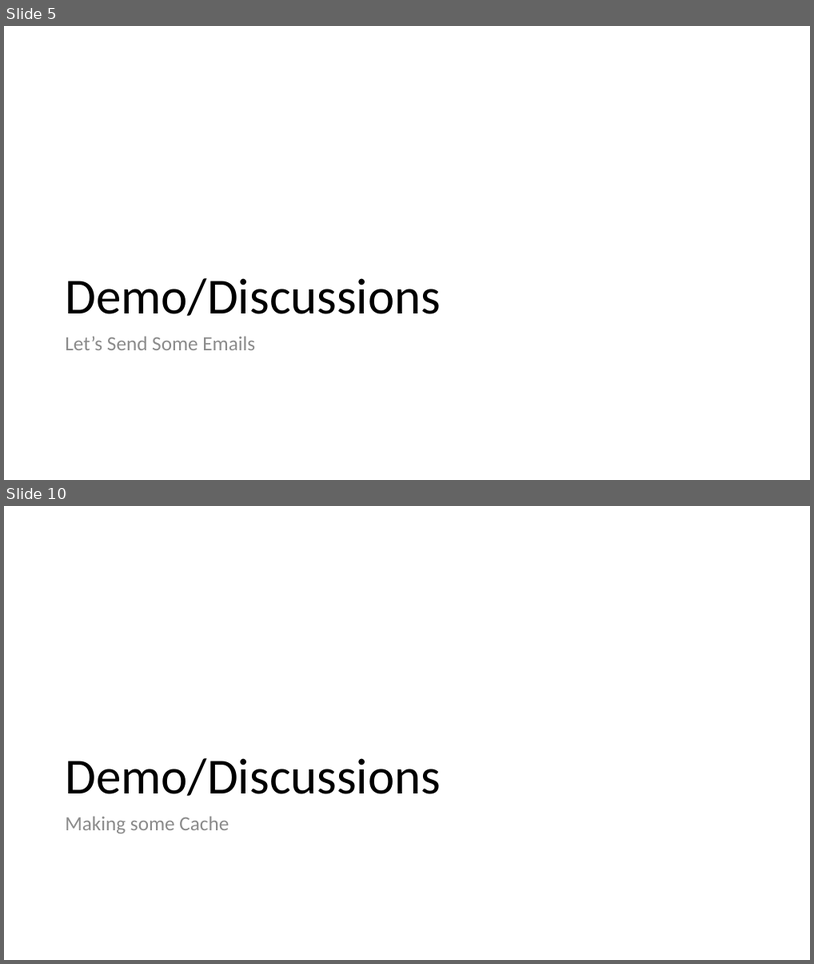
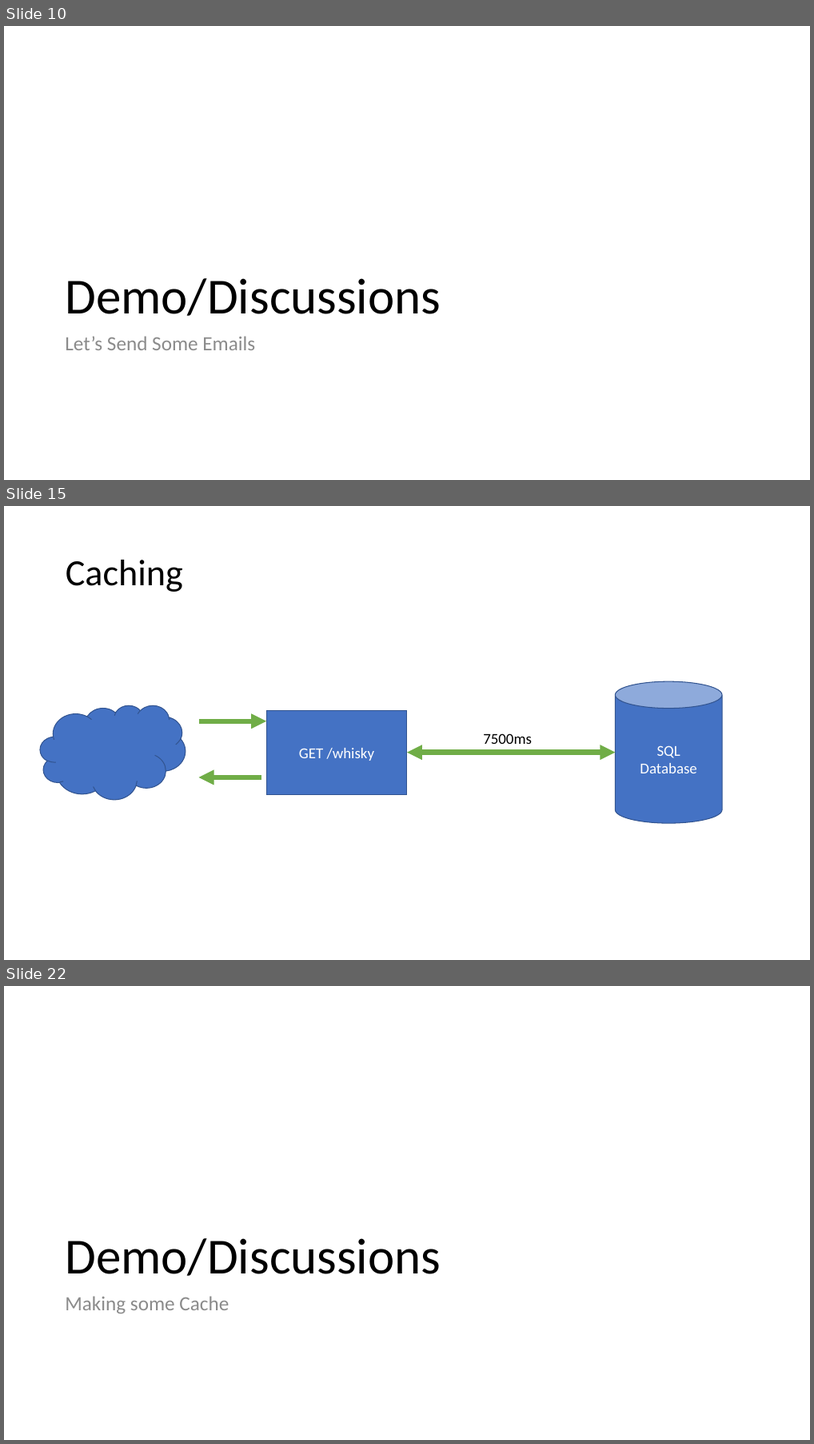
Before and after one commit to 1kevgriff/Workshop-ASPNETCore-Liftoff, a slide deck: Slides/02_DesignForSpeed.pptx. Shown one above the other, each under a label of ours: slides 5 and 10 before the commit, slides 10, 15 and 22 after it; the slides between them are not shown. The pictures are 814x964 and 814x1444 pixels, drawn with LibreOffice and Linux fonts; fonts in the diff are those of the drawing. Boxes give left, top, right and bottom in pixels: in the first picture for what was removed or moved away, otherwise in the second. Text is boxed around its words. In the diff, an @@ line names an element or a change of style, - is before the commit and + after.

```diff
--- a/Slides/02_DesignForSpeed.pptx
+++ b/Slides/02_DesignForSpeed.pptx
@@ slide 15 added at [4,506,810,960], background #FFFFFF @@
@@ title added at [66,560,183,592], 44 pt, text #000000 @@
+Caching
@@ cylinder added at [616,681,722,823], fill #4472C4, outline #325491 1 pt, 18 pt, text #FFFFFF @@
+SQL
+Database
@@ cloud added at [40,705,186,800], fill #4472C4, outline #325491 1 pt @@
@@ arrow added from (198, 721) to (266, 721), #70AD47 6 pt @@
@@ rectangle added at [266,711,407,795], fill #4472C4, outline #325491 1 pt, 18 pt, text #FFFFFF @@
+GET /whisky
@@ text added at [483,733,532,744], 18 pt, text #000000 @@
+7500ms
@@ elbow double arrow added from (407, 752) to (616, 752), #70AD47 6 pt @@
@@ arrow added from (262, 777) to (198, 777), #70AD47 6 pt @@
@@ what was slide 5 is now slide 10 @@
@@ what was slide 10 is now slide 22 @@
```
Also in this commit, not shown: 2 slides changed, 15 other slides added, 4 slides removed, 6 other files.
